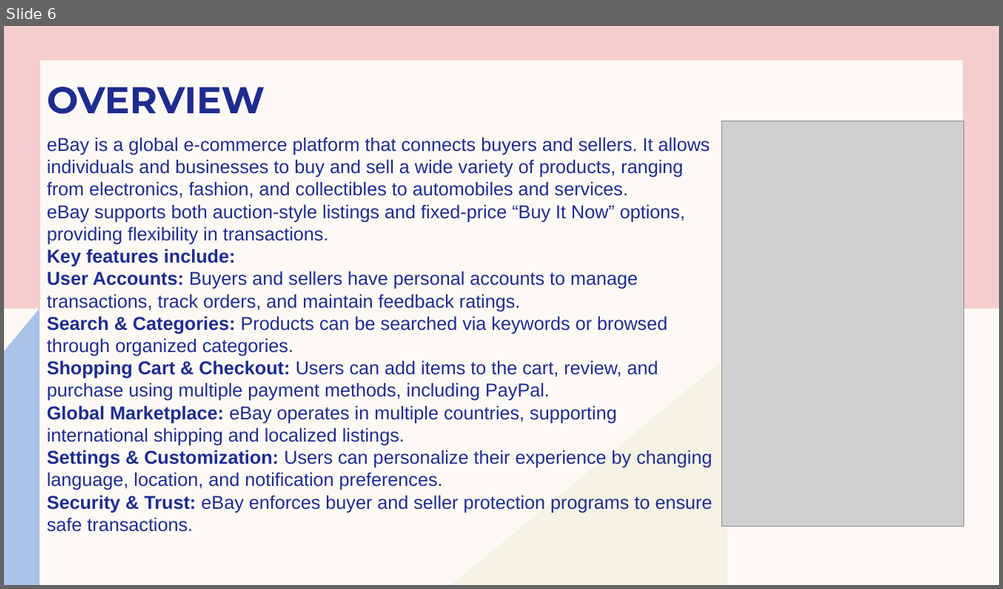
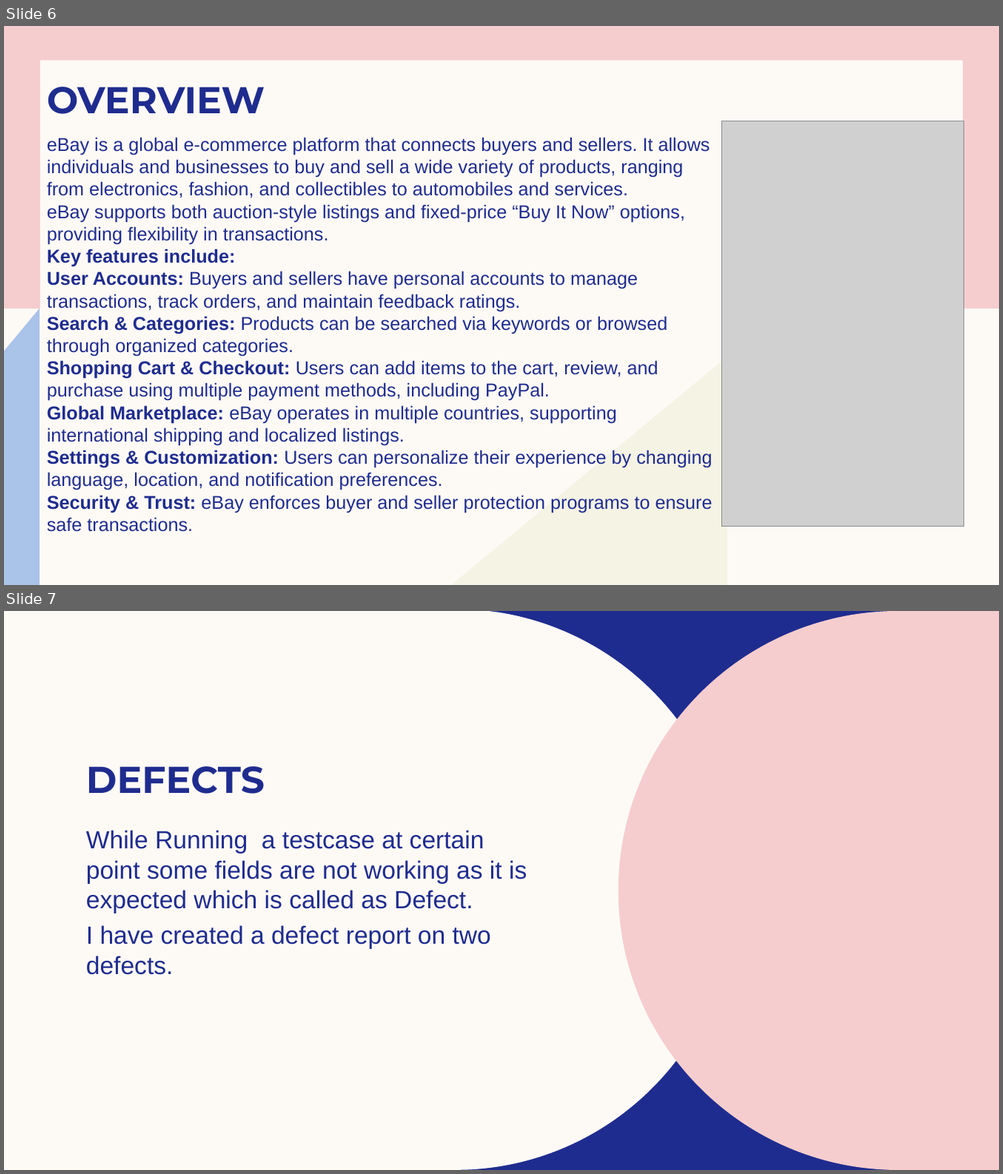
Before and after one commit to pragatichinny/wipro-daily_selenium_ass, a slide deck: Pragati_ebay_Project.pptx. Shown one above the other, each under a label of ours: slide 6 before the commit, slides 6 and 7 after it. The pictures are 1003x589 and 1003x1174 pixels, drawn with LibreOffice and Linux fonts; fonts in the diff are those of the drawing; grey boxes stand for pictures; background and template pictures are left out. Boxes give left, top, right and bottom in pixels: in the first picture for what was removed or moved away, otherwise in the second. Text is boxed around its words. In the diff, an @@ line names an element or a change of style, - is before the commit and + after.

Commit message:
Add files via upload
Day25

```diff
--- a/Pragati_ebay_Project.pptx
+++ b/Pragati_ebay_Project.pptx
@@ slide 7 added at bbox=[4, 611, 999, 1170], background #1F2C8F @@
@@ freeform shape added at bbox=[4, 611, 734, 1170], fill #FDFAF6 @@
@@ freeform shape added at bbox=[618, 611, 999, 1170], fill #F5CDCE @@
@@ title added at bbox=[86, 766, 264, 794], 36 pt, text #1F2C8F, bold @@
+DEFECTS
@@ subtitle added at bbox=[86, 830, 526, 975], 24 pt, text #1F2C8F @@
+While Running a testcase at certain point some fields are not working as it is expected which is called as Defect.
+I have created a defect report on two defects.
```
Also in this commit, not shown: 3 slides changed.
